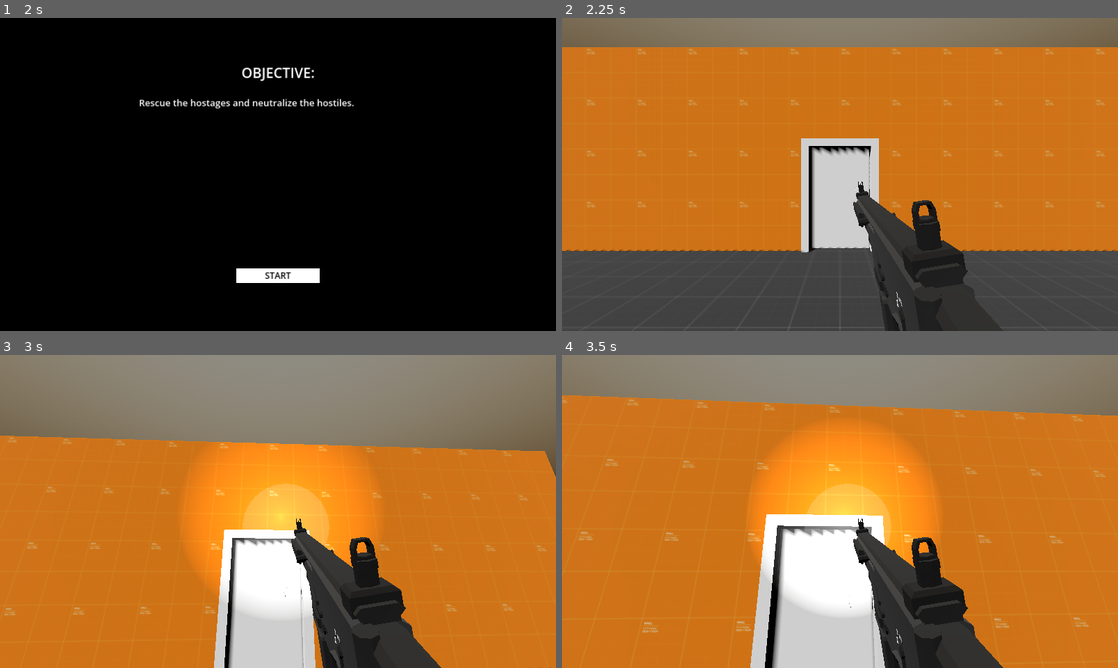
Above: before the commit, frames 1-4 (two rows, left to right).
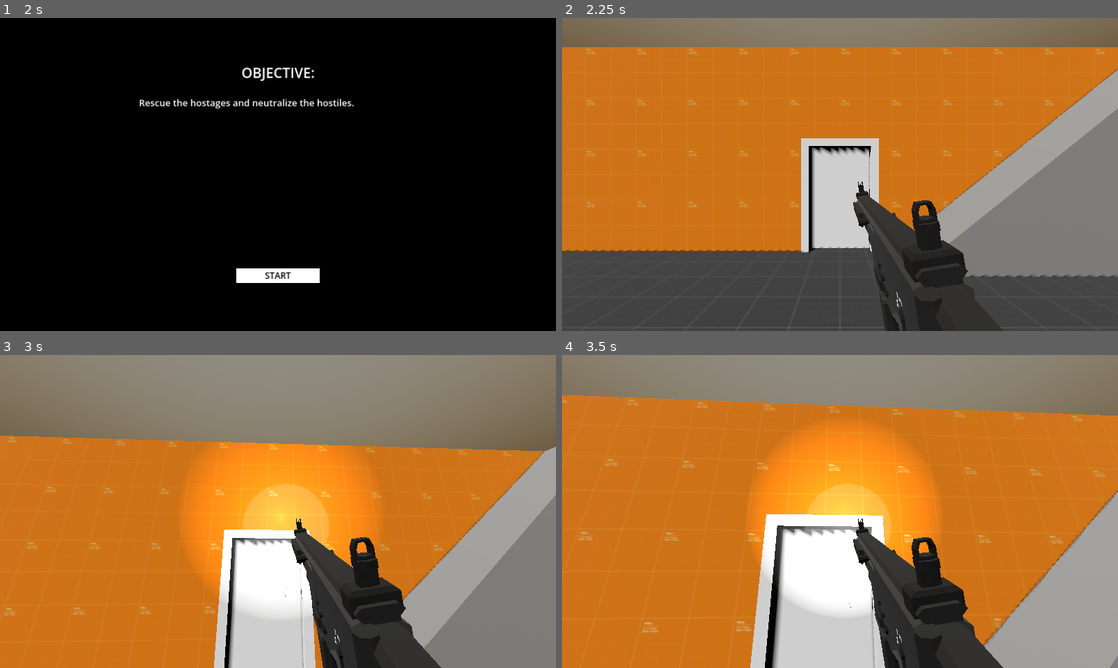
Above: after the commit, the same moments.

Repository: Ieida/Tactical-FPS-Godot
Game: Godot game, scene res://main_menu/main_menu.tscn
The game is run twice, just before and just after one commit, with the same random seed, the same clock (stepped at 60 frames per second) and the same inputs. The engine's default icon, where the game draws it, is replaced by a stand-in: a white triangle on a blue panel in a dark square. A sky picture missing from this copy of the repository is replaced by a grey-blue gradient.
Inputs (mouse positions are in pixels of both pictures, inside the frame that each line leads up to):
- Up to frame 1 (2 s): click "MISSION SELECT" at 0.5 s; click "TRAINING" at 1.25 s
- Up to frame 2 (2.25 s): click "START" at 2 s
- Up to frame 3 (3 s): tap Enter at 2.75 s; move the mouse to (305, 511) at 2.77 s; hold W (move_forward) from 2.78 s (still down); tap F (flashlight_toggle) at 2.85 s
- Up to frame 4 (3.5 s): keep holding W (move_forward)

Frame 1 is identical in both runs. In frame 2, 14% of the frame differs, in the area x 67-100%, y 16-83%; in frame 3, 13%; in frame 4, 7.7%.

Commit message:
random enemy spawning

Diff:
--- /dev/null
+++ b/enemy/random_spawner/random_spawner.tscn
@@ -0,0 +1,30 @@
+[gd_scene load_steps=2 format=3 uid="uid://mjdx1t25w6r8"]
+
+[sub_resource type="GDScript" id="GDScript_avkdc"]
+resource_name = "random_spawner"
+script/source = "extends Node3D
+
+@export var enemy: PackedScene
+@export_range(0, 1) var amount: float = 1
+var points: Array[Node3D]
+
+func _ready():
+	for child in get_children():
+		if child is Node3D:
+			points.append(child)
+
+	for i in roundi(points.size() * amount):
+		var p = points.pick_random()
+		spawn_enemy(p)
+		points.erase(p)
+
+func spawn_enemy(node: Node3D):
+	var e = enemy.instantiate()
+	node.add_child(e)
+	if e is Node3D:
+		e.global_position = node.global_position
+		e.global_rotation = node.global_rotation
+"
+
+[node name="RandomSpawner" type="Node3D"]
+script = SubResource("GDScript_avkdc")
--- a/training_level/training_level.tscn
+++ b/training_level/training_level.tscn
@@ -9,6 +9,7 @@
 [ext_resource type="Script" path="res://hitbox/hitbox.gd" id="4_of42b"]
 [ext_resource type="PackedScene" uid="uid://ebwds7eaxfnk" path="res://hit_particle_effects/hit_particle_effect.tscn" id="5_xidcr"]
 [ext_resource type="PackedScene" uid="uid://bl6lfpxua4xfe" path="res://enemy/enemy.tscn" id="9_wj8hy"]
+[ext_resource type="PackedScene" uid="uid://mjdx1t25w6r8" path="res://enemy/random_spawner/random_spawner.tscn" id="10_al7av"]
 [ext_resource type="PackedScene" uid="uid://bpwakqthfaxh2" path="res://civilian/civilian.tscn" id="10_wyhl5"]
 
 [sub_resource type="PhysicalSkyMaterial" id="PhysicalSkyMaterial_nf0t5"]
@@ -112,20 +113,43 @@
 size = Vector3(1, 3, 3)
 material = SubResource("StandardMaterial3D_7amol")
 
+[node name="CSGBox3D4" type="CSGBox3D" parent="Building/CSGBox3D"]
+transform = Transform3D(1, 0, 0, 0, 1, 0, 0, 0, 1, 0, 2.05873, -3)
+operation = 2
+size = Vector3(3, 1, 3)
+
+[node name="CSGPolygon3D" type="CSGPolygon3D" parent="Building"]
+transform = Transform3D(1, 0, 0, 0, 1, 0, 0, 0, 1, 1, 0, 7)
+use_collision = true
+polygon = PackedVector2Array(0, 0, 0, 0, 5, 4, 5, 0)
+
 [node name="Player" parent="." instance=ExtResource("2_kf2qm")]
 transform = Transform3D(1, 0, 0, 0, 1, 0, 0, 0, 1, 0, 1, 0)
 
-[node name="Enemy" parent="." instance=ExtResource("9_wj8hy")]
-transform = Transform3D(-0.707107, 0, -0.707107, 0, 1, 0, 0.707107, 0, -0.707107, -3.12923, 1, -13.1982)
-
-[node name="Enemy2" parent="." instance=ExtResource("9_wj8hy")]
-transform = Transform3D(-0.5, 0, 0.866025, 0, 1, 0, -0.866025, 0, -0.5, 2.41048, 1, -13.0541)
-
-[node name="Enemy3" parent="." instance=ExtResource("9_wj8hy")]
-transform = Transform3D(0.955242, 0, 0.295825, 0, 1, 0, -0.295825, 0, 0.955242, 2.41643, 1, -5.21708)
-
-[node name="Enemy4" parent="." instance=ExtResource("9_wj8hy")]
-transform = Transform3D(1, 0, 0, 0, 1, 0, 0, 0, 1, -3.96958, 1, -5.94516)
-
 [node name="Civilian" parent="." instance=ExtResource("10_wyhl5")]
 transform = Transform3D(1, 0, 0, 0, 1, 0, 0, 0, 1, 3.66681, 1, -7.52747)
+
+[node name="RandomSpawner" parent="." instance=ExtResource("10_al7av")]
+enemy = ExtResource("9_wj8hy")
+amount = 0.75
+
+[node name="Node3D" type="Node3D" parent="RandomSpawner"]
+transform = Transform3D(-0.5, 0, -0.866025, 0, 1, 0, 0.866025, 0, -0.5, -3.96325, 1, -13.8893)
+
+[node name="Node3D2" type="Node3D" parent="RandomSpawner"]
+transform = Transform3D(-0.258819, 0, 0.965926, 0, 1, 0, -0.965926, 0, -0.258819, 2.91318, 1, -13.5585)
+
+[node name="Node3D3" type="Node3D" parent="RandomSpawner"]
+transform = Transform3D(1, 0, -5.96046e-08, 0, 1, 0, 5.96046e-08, 0, 1, 2.54265, 1, -5.24456)
+
+[node name="Node3D4" type="Node3D" parent="RandomSpawner"]
+transform = Transform3D(0.866025, 0, 0.5, 0, 1, 0, -0.5, 0, 0.866025, 4.87148, 1, -8.47915)
+
+[node name="Node3D5" type="Node3D" parent="RandomSpawner"]
+transform = Transform3D(-1.19209e-07, 0, -1, 0, 1, 0, 1, 0, -1.19209e-07, -4.91482, 1, -11.0521)
+
+[node name="Node3D6" type="Node3D" parent="RandomSpawner"]
+transform = Transform3D(0.707107, 0, -0.707107, 0, 1, 0, 0.707107, 0, 0.707107, -4.8723, 1, -8.6195)
+
+[node name="Node3D7" type="Node3D" parent="RandomSpawner"]
+transform = Transform3D(0.965926, 0, 0.258819, 0, 1, 0, -0.258819, 0, 0.965926, -2.76882, 1, -6.48959)
Not shown: 1 places in training_level/training_level.tscn that only renumber resources
